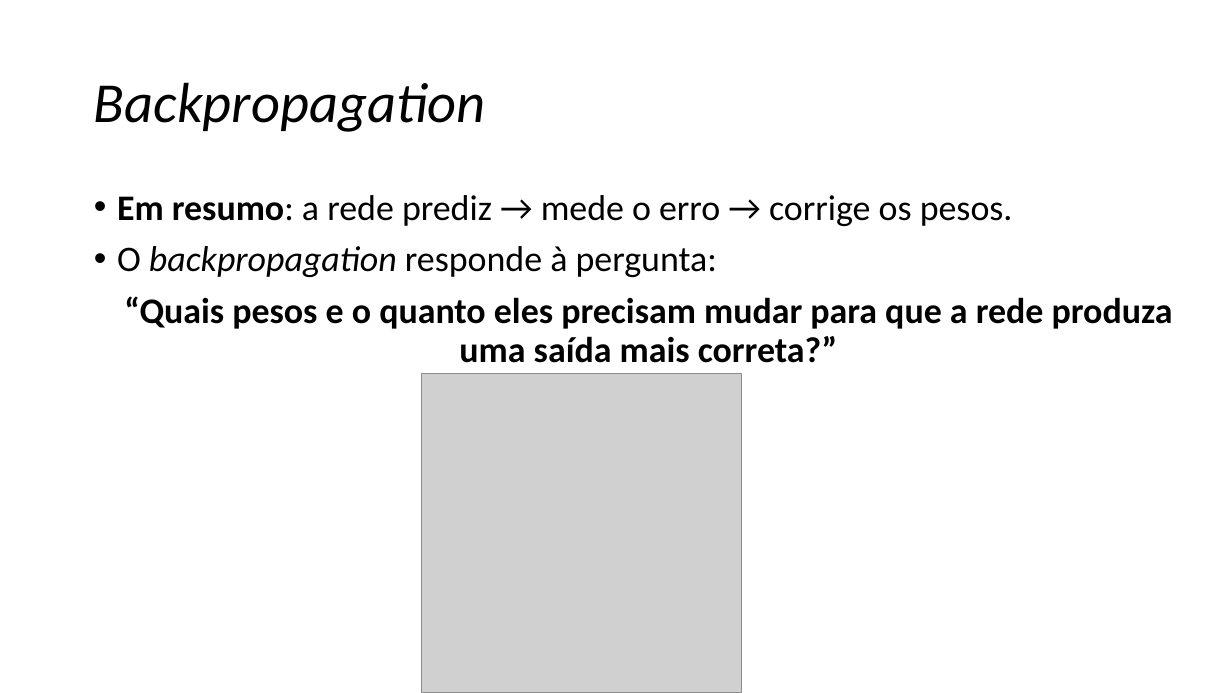
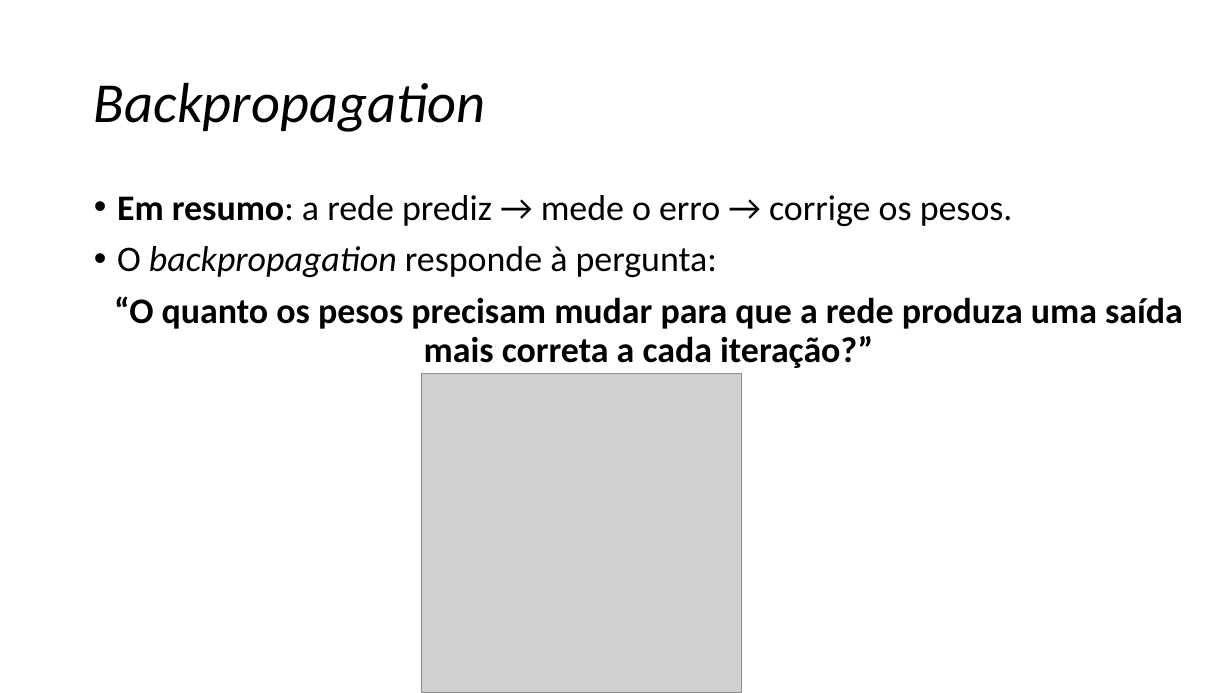
Before and after one commit to zz4fap/c24_inteligencia_artificial, a slide deck: slide 35 of slides/C24_MLP.pptx. Drawn at 1232x693 pixels with LibreOffice and Linux fonts; fonts in the diff are those of the drawing; grey boxes stand for pictures. Boxes give left, top, right and bottom in pixels: in the first picture for what was removed or moved away, otherwise in the second. Text is boxed around its words. In the diff, an @@ line names an element or a change of style, - is before the commit and + after.

```diff
--- a/slides/C24_MLP.pptx
+++ b/slides/C24_MLP.pptx
@@ text at <box>114,296,1183,368</box>: text changed @@
-“Quais pesos e o quanto eles precisam mudar para que a rede produza uma saída mais correta?”
+“O quanto os pesos precisam mudar para que a rede produza uma saída mais correta a cada iteração?”
```
Also in this commit, not shown: 5 other slides changed.
